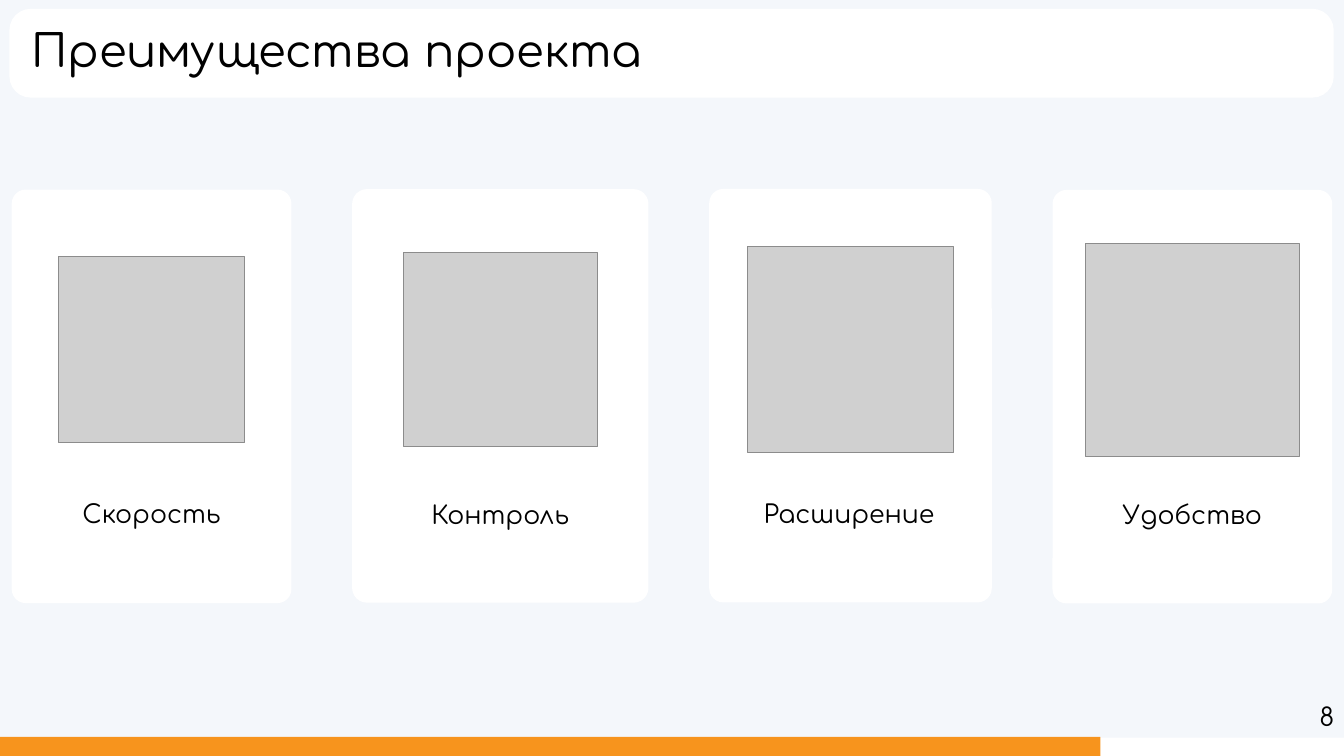
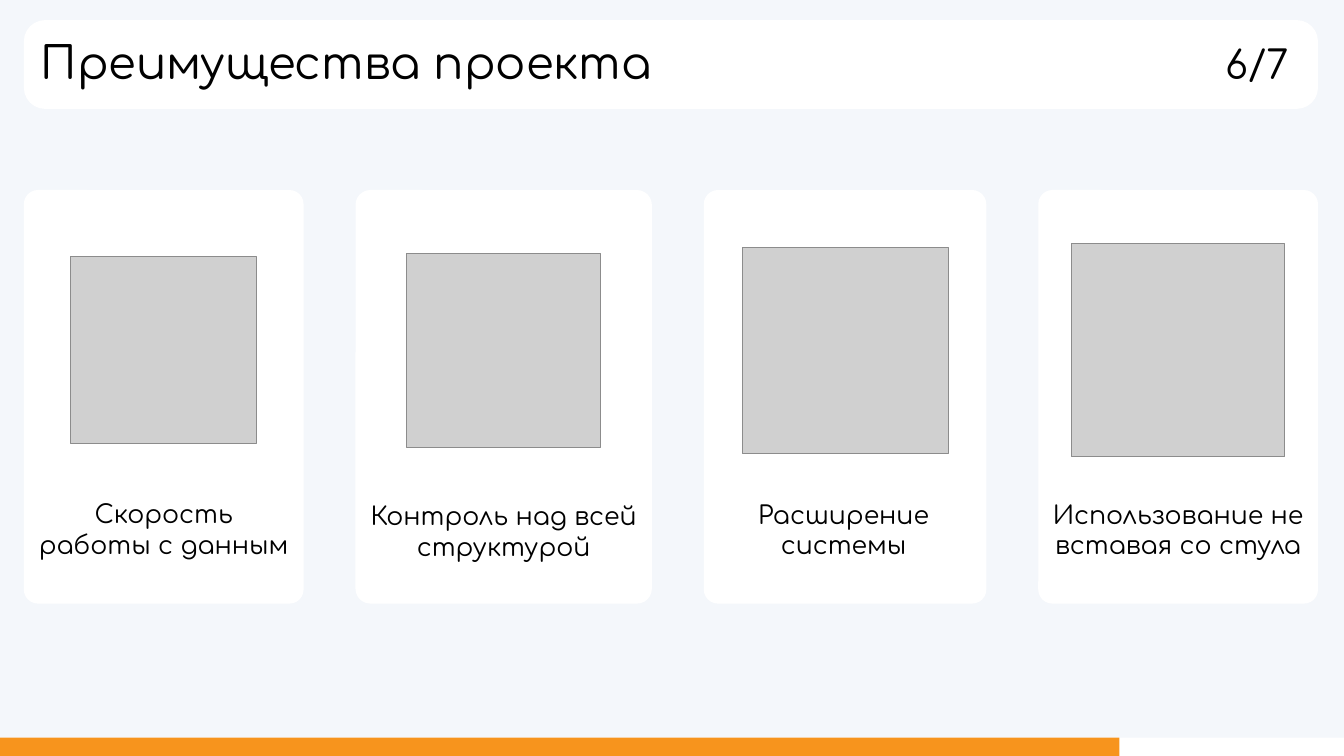
Before and after one commit to hhallva/cmdnt-website, a slide deck: slide 6 of ДП/Презентация/Презентация.pptx (slide 7 before the commit). Drawn at 1344x756 pixels with LibreOffice and Linux fonts; fonts in the diff are those of the drawing; grey boxes stand for pictures. Boxes give left, top, right and bottom in pixels: in the first picture for what was removed or moved away, otherwise in the second. Text is boxed around its words. In the diff, an @@ line names an element or a change of style, - is before the commit and + after.

```diff
--- a/ДП/Презентация/Презентация.pptx
+++ b/ДП/Презентация/Презентация.pptx
@@ rounded rectangle: place and size @@
-rounded rectangle at bbox=[10, 10, 1333, 97]
+rounded rectangle at bbox=[25, 21, 1318, 108]
@@ text "Преимущества проекта": place and size @@
-text "Преимущества проекта" at bbox=[31, 32, 642, 78]
+text "Преимущества проекта" at bbox=[41, 44, 652, 90]
@@ text added at bbox=[1226, 48, 1289, 82], 28 pt, text #000000 @@
+6/7
@@ rounded rectangle: place and size @@
-rounded rectangle at bbox=[13, 191, 290, 602]
+rounded rectangle at bbox=[25, 192, 302, 603]
@@ rounded rectangle: place and size @@
-rounded rectangle at bbox=[353, 191, 647, 602]
+rounded rectangle at bbox=[357, 192, 651, 603]
@@ rounded rectangle: place and size @@
-rounded rectangle at bbox=[711, 190, 991, 601]
+rounded rectangle at bbox=[705, 192, 985, 603]
@@ rounded rectangle: place and size @@
-rounded rectangle at bbox=[1054, 191, 1331, 602]
+rounded rectangle at bbox=[1040, 192, 1317, 603]
@@ picture: place and size @@
-picture at bbox=[58, 256, 245, 443]
+picture at bbox=[71, 257, 257, 444]
@@ picture: place and size @@
-picture at bbox=[748, 247, 954, 453]
+picture at bbox=[742, 248, 948, 454]
@@ picture: place and size @@
-picture at bbox=[1086, 243, 1300, 457]
+picture at bbox=[1072, 244, 1286, 458]
@@ text at bbox=[39, 503, 289, 560]: text changed @@
-Скорость
+Скорость работы с данным
@@ text at bbox=[371, 505, 636, 562]: text changed @@
-Контроль
+Контроль над всей структурой
@@ text at bbox=[758, 504, 929, 555]: text changed @@
-Расширение
+Расширение системы
@@ text at bbox=[1053, 504, 1304, 560]: text changed @@
-Удобство
+Использование не вставая со стула
@@ text removed at bbox=[1319, 706, 1334, 726] @@
-8
@@ rectangle: place and size @@
-rectangle at bbox=[0, 737, 1101, 756]
+rectangle at bbox=[0, 738, 1120, 756]
```
Also in this commit, not shown: 7 other slides changed, 5 slides added, 1 slide removed, 23 other files.
